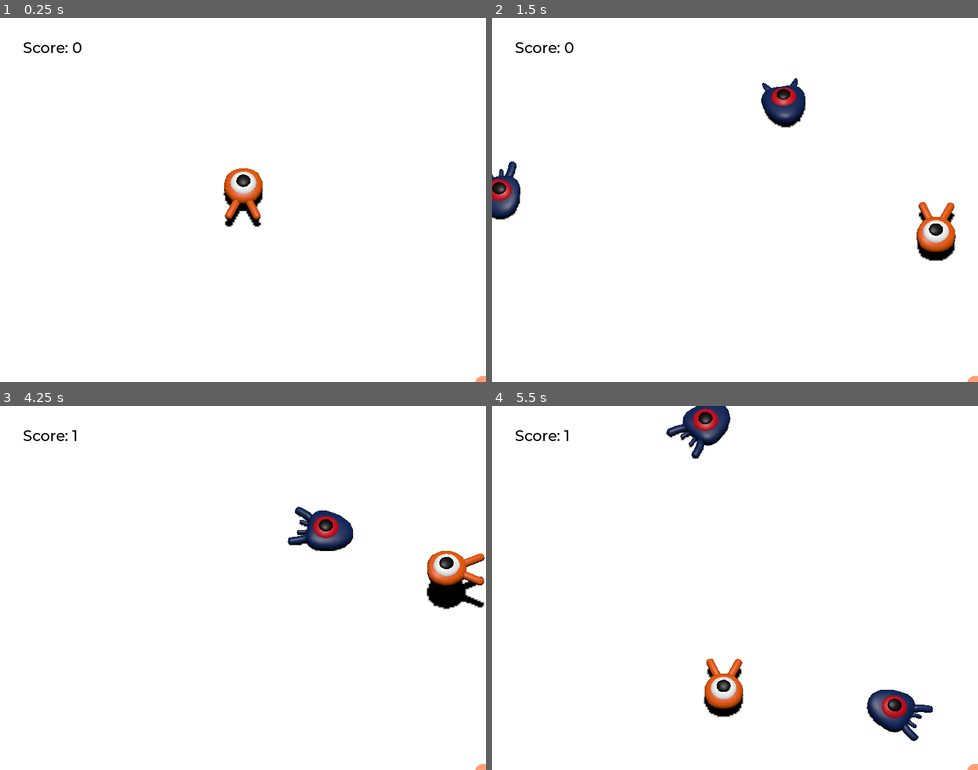
Above: before the commit, frames 1-4 (two rows, left to right).
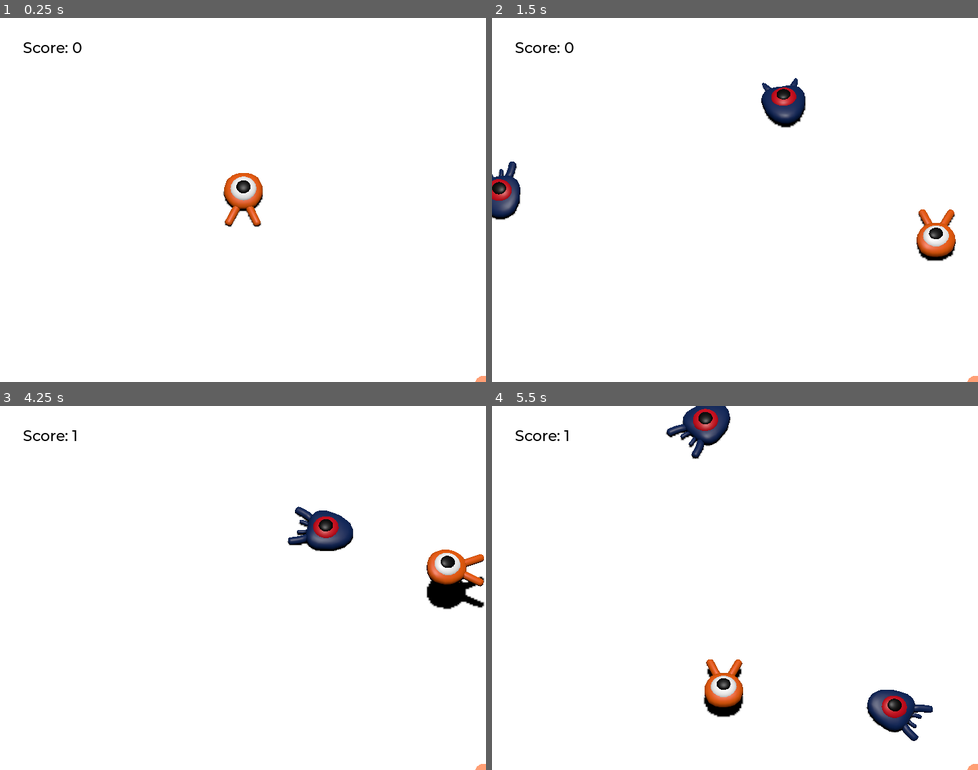
Above: after the commit, the same moments.

Repository: meeeraaakiii/squash-the-creeps
Game: Godot game, scene res://main.tscn
Two runs of this game, one before a commit and one after it. Both use one fixed random seed, a clock stepped at 60 frames per second and the inputs below.
Inputs:
- Up to frame 1 (0.25 s): no input
- Up to frame 2 (1.5 s): tap Enter (ui_accept) at 0.5 s; hold D (move_right) 0.53-1.28 s; tap Space (jump) at 0.77 s; hold S (move_back) from 1.28 s (still down)
- Up to frame 3 (4.25 s): tap Space (jump) at 1.52, 3.02, 3.77 s; release S (move_back) at 2.03 s; hold D (move_right) 2.03-2.78 s; hold W (move_forward) 2.78-3.53 s; hold A (move_left) from 3.53 s (still down)
- Up to frame 4 (5.5 s): tap Space (jump) at 4.52 s; release A (move_left) at 5.03 s; hold S (move_back) from 5.03 s (still down)

The runs differ from the first frame. In frame 1, 0.8% of the frame differs, in the area x 45-55%, y 41-58%; in frame 2, 0.8%; in frame 3, 0.3%; in frame 4, 0.2%.

Commit message:
Add player animation

Diff:
--- a/player.tscn
+++ b/player.tscn
@@ -11,6 +11,68 @@
 height = 0.892676
 radius = 0.936523
 
+[sub_resource type="Animation" id="Animation_onrkg"]
+resource_name = "float"
+length = 1.2
+loop_mode = 1
+tracks/0/type = "value"
+tracks/0/imported = false
+tracks/0/enabled = true
+tracks/0/path = NodePath("Pivot/Character:position")
+tracks/0/interp = 1
+tracks/0/loop_wrap = true
+tracks/0/keys = {
+"times": PackedFloat32Array(0.3, 0.7, 1.2),
+"transitions": PackedFloat32Array(0.449073, 2.06, 0.554785),
+"update": 0,
+"values": [Vector3(0, 0, 0), Vector3(0, 0.65, 0), Vector3(0, 0.35, 0)]
+}
+tracks/1/type = "value"
+tracks/1/imported = false
+tracks/1/enabled = true
+tracks/1/path = NodePath("Pivot/Character:rotation")
+tracks/1/interp = 1
+tracks/1/loop_wrap = true
+tracks/1/keys = {
+"times": PackedFloat32Array(0.1, 0.5, 0.968456),
+"transitions": PackedFloat32Array(0.419, 2.06, 0.554785),
+"update": 0,
+"values": [Vector3(0, 0, 0), Vector3(0.139626, 0, 0), Vector3(-0.15708, 0, 0)]
+}
+
+[sub_resource type="Animation" id="Animation_i3pqv"]
+length = 0.001
+tracks/0/type = "value"
+tracks/0/imported = false
+tracks/0/enabled = true
+tracks/0/path = NodePath("Pivot/Character:position")
+tracks/0/interp = 1
+tracks/0/loop_wrap = true
+tracks/0/keys = {
+"times": PackedFloat32Array(0),
+"transitions": PackedFloat32Array(1),
+"update": 0,
+"values": [Vector3(0, 0, 0)]
+}
+tracks/1/type = "value"
+tracks/1/imported = false
+tracks/1/enabled = true
+tracks/1/path = NodePath("Pivot/Character:rotation")
+tracks/1/interp = 1
+tracks/1/loop_wrap = true
+tracks/1/keys = {
+"times": PackedFloat32Array(0),
+"transitions": PackedFloat32Array(1),
+"update": 0,
+"values": [Vector3(0, 0, 0)]
+}
+
+[sub_resource type="AnimationLibrary" id="AnimationLibrary_i3pqv"]
+_data = {
+&"RESET": SubResource("Animation_i3pqv"),
+&"float": SubResource("Animation_onrkg")
+}
+
 [node name="Player" type="CharacterBody3D"]
 collision_mask = 6
 script = ExtResource("1_onrkg")
@@ -18,7 +80,6 @@
 [node name="Pivot" type="Node3D" parent="."]
 
 [node name="Character" parent="Pivot" instance=ExtResource("1_4flbx")]
-transform = Transform3D(1, 0, 0, 0, 1, 0, 0, 0, 1, 0, 0.538221, 0)
 
 [node name="CollisionShape3D" type="CollisionShape3D" parent="."]
 transform = Transform3D(1, 0, 0, 0, 0.99991, -0.0134212, 0, 0.0134212, 0.99991, 0.0155296, 0.450424, -0.0576391)
@@ -33,4 +94,10 @@
 transform = Transform3D(1, 0, 0, 0, 1, 0, 0, 0, 1, 0.0338602, 0.574563, -0.0543541)
 shape = SubResource("CylinderShape3D_onrkg")
 
+[node name="AnimationPlayer" type="AnimationPlayer" parent="."]
+libraries = {
+&"": SubResource("AnimationLibrary_i3pqv")
+}
+autoplay = "float"
+
 [connection signal="body_entered" from="MobDetector" to="." method="_on_mob_detector_body_entered"]
Not shown: 1 places in player.tscn that only renumber resources
